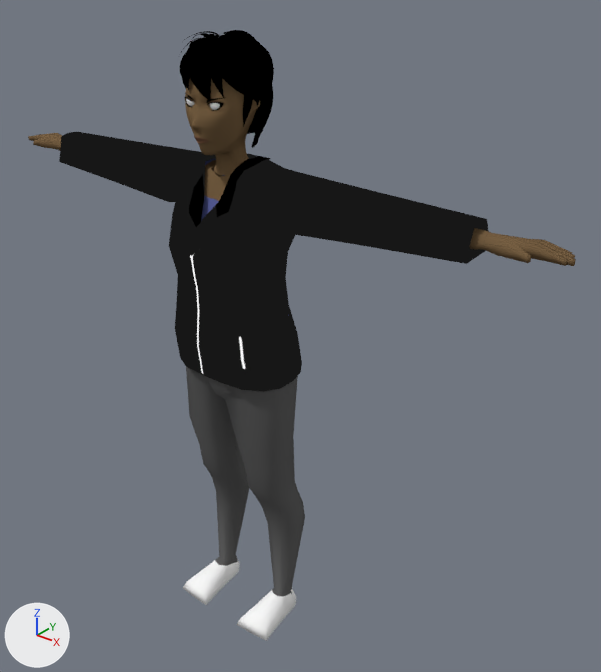
What one commit did to the Blender file Oxi/Source Art/Characters/Ice Pick/IcePick_Base.blend.
Both versions are drawn from a camera (50 mm lens) standing at (11.07, -11.2, 14.87) and looking at (0.92, 1.49, 7.01). Every picture has the same lights, and +X, +Y and +Z are marked at lower left.

The first picture shows 'Body', 'Hair', 'Head', 'Jacket'.
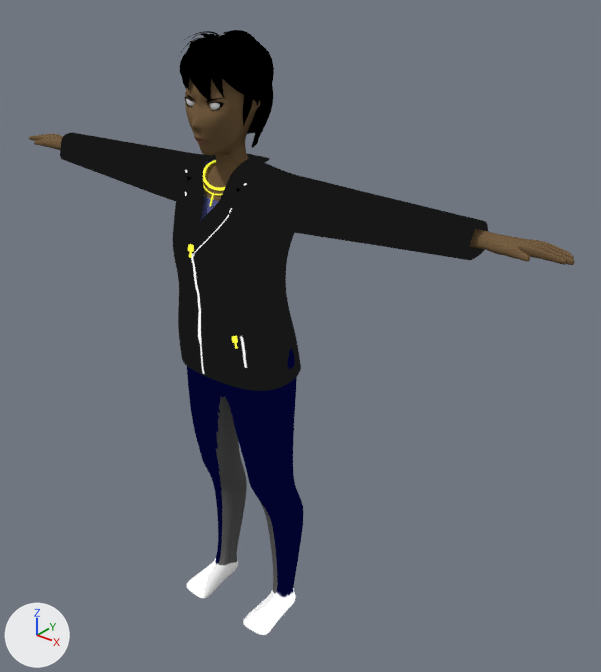
Changed parts and their boxes (x1, y1, x2, y2) in the pictures (601 x 672 px; the box of a moved part takes in the faces that stretch with it):
'Jacket', reshaped, modifiers changed
    before: (59, 132, 488, 392)
    after: (60, 132, 488, 391)
'Body', modifiers changed
    before: (28, 133, 576, 641)
    after: (29, 134, 575, 622)
'Pants', added
    after: (187, 347, 303, 635)
'Necklace', added
    after: (188, 160, 238, 349)
part 1 of me_cylinder, moved or reshaped
    before: (175, 300, 280, 392)
    after: (178, 303, 279, 391)
part 2 of me_cylinder, moved or reshaped
    before: (179, 154, 258, 227)
    after: (183, 154, 258, 255)
part 3 of me_cylinder, surface changed
    both: (183, 155, 270, 225)
part 4 of me_cylinder, shading changed
    before: (59, 132, 488, 388)
    after: (60, 132, 488, 388)

The change, as a diff of the scene's bpy script:
```diff
--- a/Oxi/Source Art/Characters/Ice Pick/IcePick_Base.blend.py
+++ b/Oxi/Source Art/Characters/Ice Pick/IcePick_Base.blend.py
@@ mat_goldchain @@
+mat_goldchain = bpy.data.materials.new('GoldChain')
+mat_goldchain.use_nodes = True; mat_goldchain.node_tree.nodes.clear()
+_N = mat_goldchain.node_tree.nodes; _L = mat_goldchain.node_tree.links
+n0 = _N.new('ShaderNodeOutputMaterial'); n0.name = 'Material Output'
+n1 = _N.new('ShaderNodeTexImage'); n1.name = 'Image Texture'
+n1.image = img_jacket
+_L.new(n1.outputs[0], n0.inputs[0])  # 'Color' to 'Surface'
@@ mat_pants @@
+mat_pants = bpy.data.materials.new('Pants')
+mat_pants.use_nodes = True; mat_pants.node_tree.nodes.clear()
+_N = mat_pants.node_tree.nodes; _L = mat_pants.node_tree.links
+n0 = _N.new('ShaderNodeOutputMaterial'); n0.name = 'Material Output'
+n1 = _N.new('ShaderNodeTexImage'); n1.name = 'Image Texture'
+n1.image = img_icepick_pants
+_L.new(n1.outputs[0], n0.inputs[0])  # 'Color' to 'Surface'
@@ me_cylinder @@
 # verts and faces of me_cylinder; kept vertices keep their numbers, new ones are numbered from 275
-me_cylinder.from_pydata(...)  # 275 vertices, 249 faces; spans x -5.32..5.32, y -0.48..1.54, z 6.43..10.92
+me_cylinder.from_pydata(...)  # 275 vertices, 251 faces; spans x -5.32..5.32, y -0.48..1.57, z 6.43..10.92
+# me_cylinder part 1
+for i in [115, 119, 255, 261]: verts[i] += (0.0, 0.07, 0.0)
+verts[4] = (1.24, -0.15, 7.15)  # moved
+verts[133] = (-1.24, -0.15, 7.15)  # moved
+verts[258] = (-0.24, -0.37, 7.15)  # moved
+# me_cylinder part 2
+# 1 vertex is removed from x -0.28, y -0.29, z 9.68
+# 15 faces are deleted
+# 3 vertices in x -0.45..0.45, y 1.38..1.41, z 10.27..10.28 move by (0.0, 0.01, 0.0)
+# 1 vertex is added at (-0.28, -0.33, 9.54)
+# 16 new faces join them, smooth
+# 1 new face joins them
+# me_cylinder part 3: 14 kept faces spanning x -0.89..0.89, y -0.28..1.19, z 9.69..10.92 get new texture (UV) coordinates
+# me_cylinder part 4: 248 kept faces spanning x -5.32..5.32, y -0.48..1.57, z 6.43..10.92 are now shaded smooth
 me_cylinder.materials.append(mat_jacket_001)
@@ ob_jacket @@
 ob_jacket.location = (0.0, 0.0, 0.0)
+_m = ob_jacket.modifiers.new('Subsurf', 'SUBSURF')
+_m = ob_jacket.modifiers.new('Triangulate', 'TRIANGULATE')
@@ ob_body @@
 ob_body.material_slots[2].link = 'OBJECT'; ob_body.material_slots[2].material = mat_ice_pick_eyes_001
+_m = ob_body.modifiers.new('Subsurf', 'SUBSURF')
+_m = ob_body.modifiers.new('Triangulate', 'TRIANGULATE')
@@ ob_necklace @@
+ob_necklace = bpy.data.objects.new('Necklace', me_cube)  # 5536 vertices, 5394 faces; spans x -0.52..0.89, y -0.56..1.08, z 7.45..10.81; modifiers TRIANGULATE
+ob_necklace.location = (0.0, 0.0, 0.0)
@@ ob_pants @@
+ob_pants = bpy.data.objects.new('Pants', me_cube_002)  # 265 vertices, 270 faces; spans x -1.45..1.45, y -0.47..1.52, z -0.07..7.81; modifiers SUBSURF, TRIANGULATE
+ob_pants.location = (0.0, 0.0, 0.0)
```
